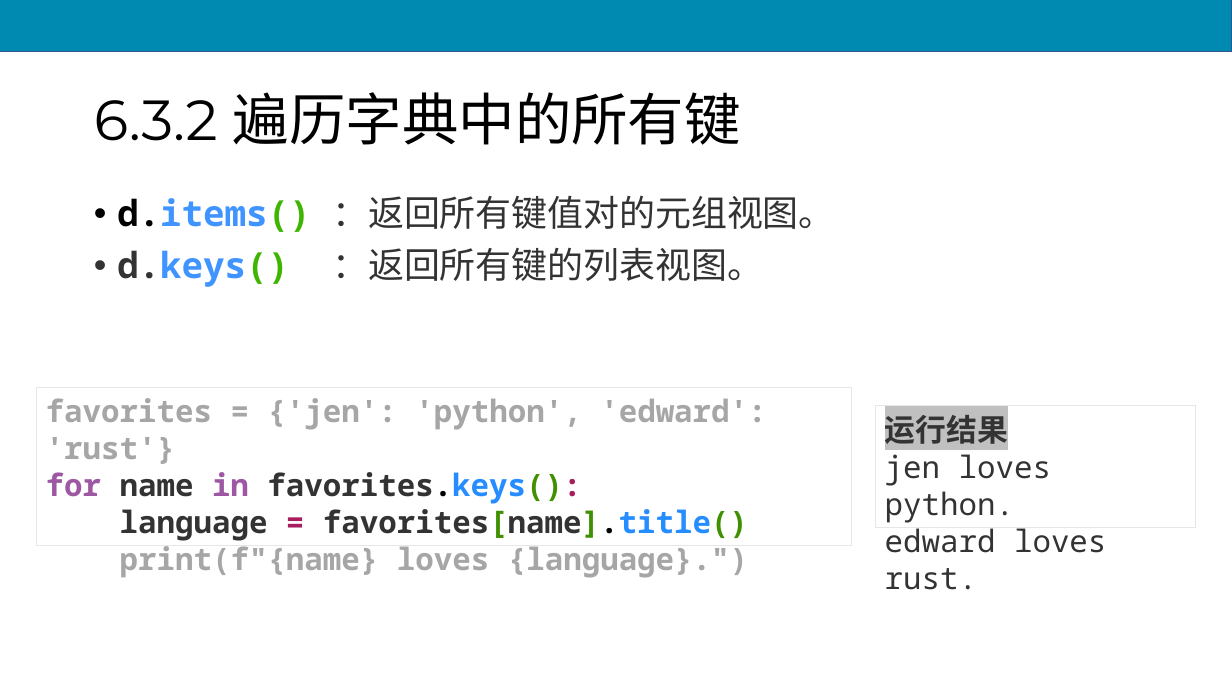
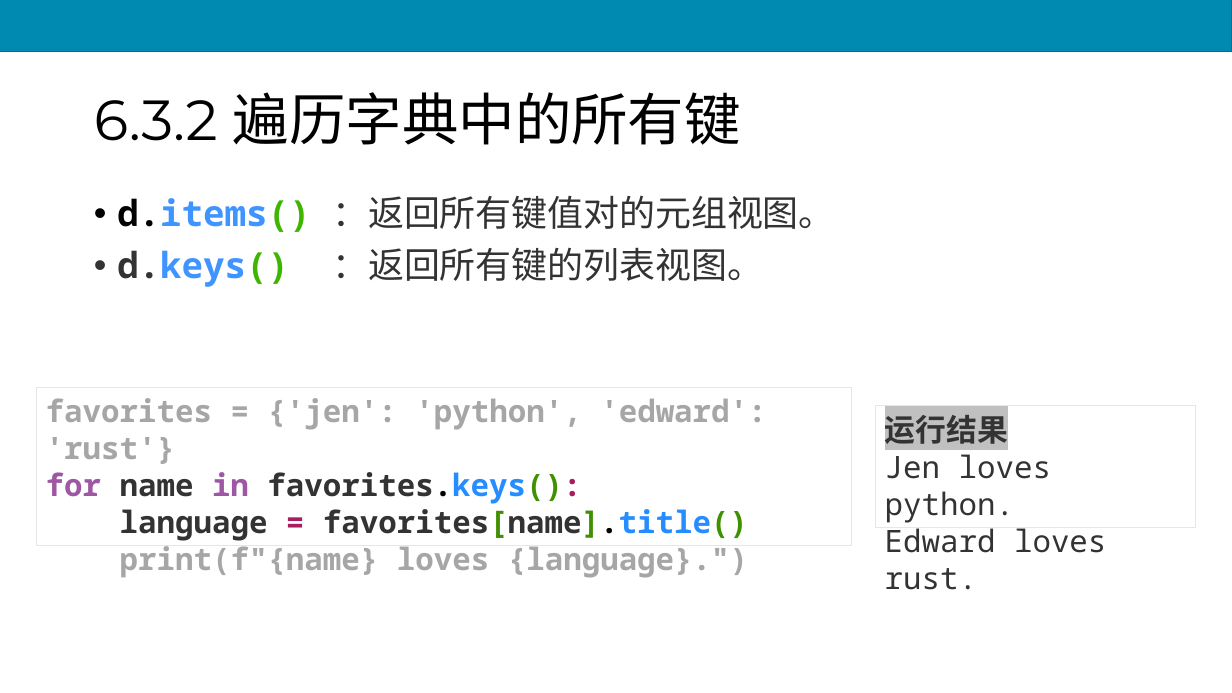
Before and after one commit to scruel/pcc_3e_slides, a slide deck: slide 22 of PPT/python6.pptx. Drawn at 1232x693 pixels with LibreOffice and Linux fonts; fonts in the diff are those of the drawing. Boxes give left, top, right and bottom in pixels: in the first picture for what was removed or moved away, otherwise in the second. Text is boxed around its words. In the diff, an @@ line names an element or a change of style, - is before the commit and + after.

```diff
--- a/PPT/python6.pptx
+++ b/PPT/python6.pptx
@@ text in rectangle at [885, 449, 1106, 590]: text changed @@
-jen loves python.
-edward loves rust.
+Jen loves python.
+Edward loves rust.
```
Also in this commit, not shown: 1 other slide changed, 7 other files.
